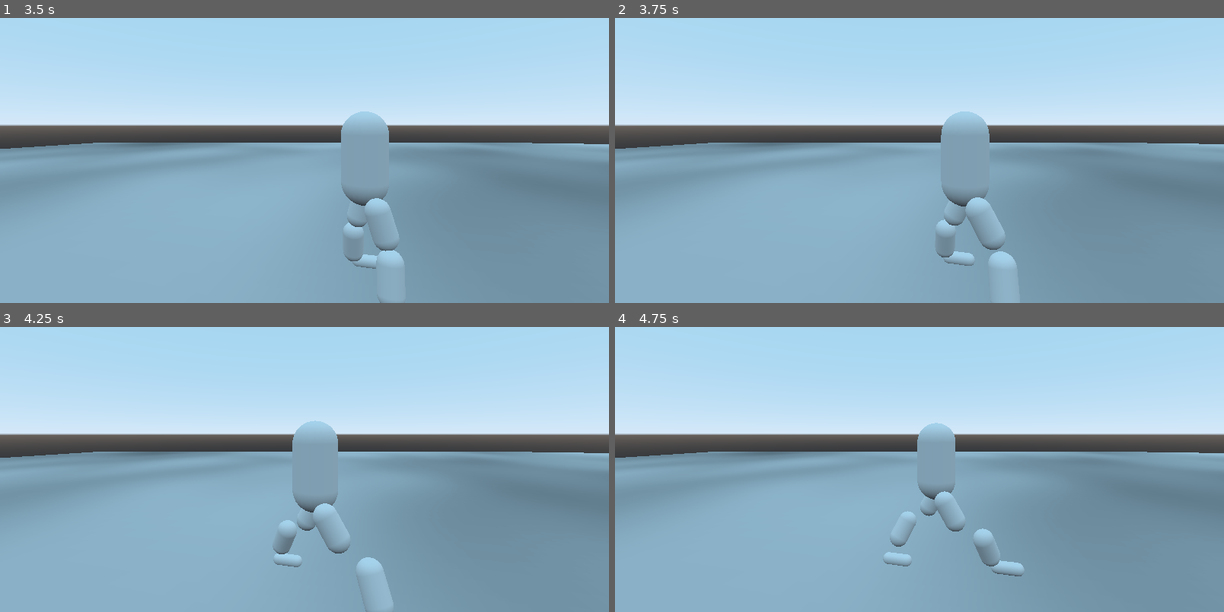
Above: before the commit, frames 1-4 (two rows, left to right).
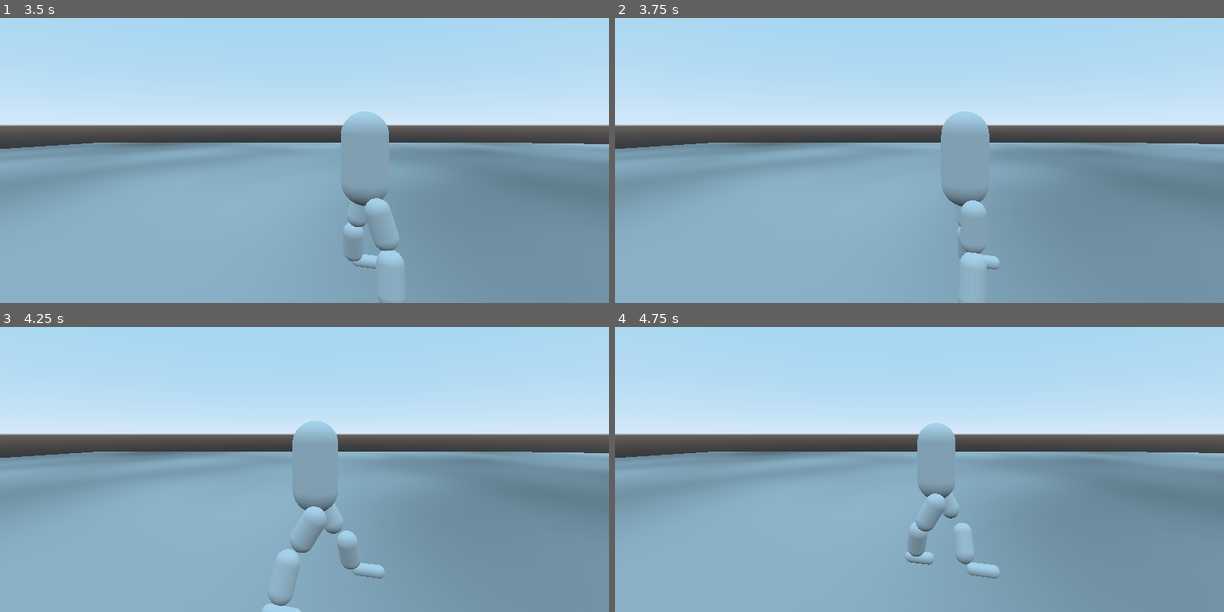
Above: after the commit, the same moments.

Repository: Terkwood/tinker-godot-joint
Game: Godot game, scene res://Main.tscn
Same seed, same stepped clock (60 frames per second), same inputs: the game is played once before the commit and once after it.
Inputs:
- Up to frame 1 (3.5 s): hold Up (ui_up) 0.53-2.03 s; hold Left (ui_left) from 2.03 s (still down)
- Up to frame 2 (3.75 s): release Left (ui_left) at 3.53 s; hold Down (ui_down) from 3.53 s (still down)
- Up to frame 3 (4.25 s): keep holding Down (ui_down)
- Up to frame 4 (4.75 s): release Down (ui_down) at 4.28 s; hold Right (ui_right) from 4.28 s (still down)

Frame 1 is identical in both runs. In frame 2, 1.1% of the frame differs, in the area x 52-66%, y 62-89%; in frame 3, 1.5%, in the area x 43-65%, y 61-100%; in frame 4, 1.5%.

Commit message:
simplify

Diff:
--- a/Player.gd
+++ b/Player.gd
@@ -32,21 +32,17 @@
 	var move_z = _convert(_walking.motion_z) * _Z_COEFF
 	var move_x = _convert(_walking.motion_x) * _X_COEFF
 
-	_kin_upper_body.move_and_slide(Vector3(move_x,0,move_z))
-	_foot_node_z().move_and_slide(2.0 * Vector3(0,0,move_z))
-	_foot_node_x().move_and_slide(2.0 * Vector3(move_x,0,0))
+	var v = Vector3(move_x,0,move_z)
+	_kin_upper_body.move_and_slide(v)
+	_foot_node().move_and_slide(2.0 * v)
 
 
-func _foot_node_x():
-	if _walking.moving_foot_x == _walking.Foot.Left:
+func _foot_node():
+	if _walking.moving_foot == _walking.Foot.Left:
 		return _left_foot
 	else:
 		return _right_foot
-func _foot_node_z():
-	if _walking.moving_foot_z == _walking.Foot.Left:
-		return _left_foot
-	else:
-		return _right_foot
+
 
 func _convert(walk_motion) -> int:
 	if walk_motion == _walking.Motion.Decr:
@@ -55,25 +51,18 @@
 		return -1
 	return 0
 
-func _handle_foot_x(body: PhysicsBody):
-	if body == _foot_node_x():
-		_walking.moving_foot_x = _walking.other_foot_x()
-
-func _handle_foot_z(body: PhysicsBody):
-	if body == _foot_node_z():
-		_walking.moving_foot_z = _walking.other_foot_z()
-
+func _handle_foot(body: PhysicsBody):
+	if body == _foot_node():
+		_walking.moving_foot = _walking.other_foot()
 
 func _on_LeftBoundary_body_entered(body):
-	_handle_foot_x(body)
-
+	_handle_foot(body)
 
 func _on_RightBoundary_body_entered(body):
-	_handle_foot_x(body)
-
+	_handle_foot(body)
 
 func _on_FrontBoundary_body_entered(body):
-	_handle_foot_z(body)
+	_handle_foot(body)
 
 func _on_BackBoundary_body_entered(body):
-	_handle_foot_z(body)
+	_handle_foot(body)
--- a/walking.gd
+++ b/walking.gd
@@ -10,14 +10,10 @@
 
 var motion_x = Motion.None
 var motion_z = Motion.None
-var moving_foot_x = Foot.Left
-var moving_foot_z = Foot.Left
+var moving_foot = Foot.Left
 
-func other_foot_x():
-	return Foot.Right if moving_foot_x == Foot.Left else Foot.Left
-
-func other_foot_z():
-	return Foot.Right if moving_foot_z == Foot.Left else Foot.Left
+func other_foot():
+	return Foot.Right if moving_foot == Foot.Left else Foot.Left
 
 func stop_x():
 	motion_x = Motion.None
